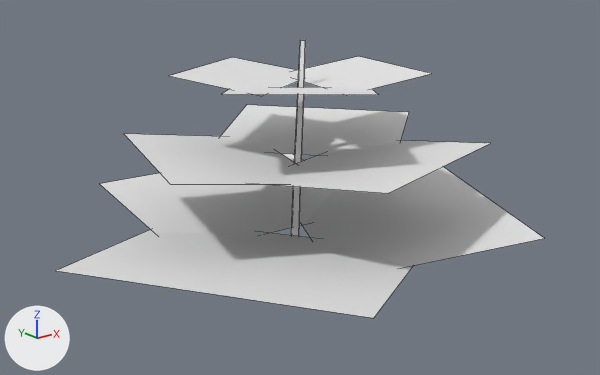
The OBJ model src/main/resources/assets/stonedew/models/block/plants/plant_1_1_0_lod.obj as it was, and as the next commit left it.
Rendered twice from a 50 mm camera at (-0.478, -1.743, 0.67) aimed at (0.49, -0.533, 0.186). Arrows for +X, +Y and +Z are at lower left; the lights stay in place. The older version comes first. Mesh edges are drawn as thin lines. Where no turn or scale is listed for an object, it has been applied to the vertices.

The first picture shows 'model'.
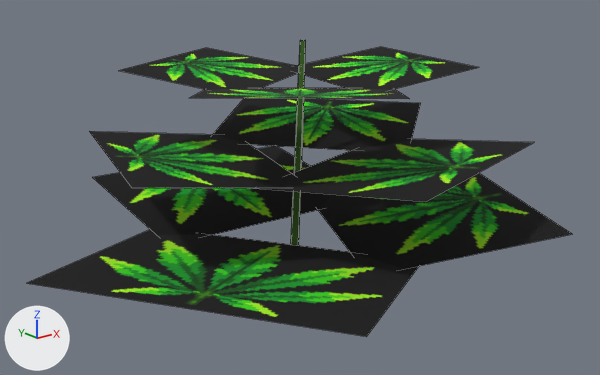
Location of each change, (x1, y1, x2, y2) in pixels of the pictures (600 x 375 px; the box of a moved part takes in the faces that stretch with it):
'model', surface changed, reshaped (12% wider, 7% taller)
    before: (56, 40, 544, 318)
    after: (27, 40, 572, 337)
part 1 of me_model, moved or reshaped
    before: (56, 56, 544, 318)
    after: (27, 47, 572, 337)

The edits, one by one:
Picture 'leaf_fan' (img_leaf_fan) is new.
Picture 'plant_stem' (img_plant_stem) is new.
In material 'stem' (mat_stem), base_color is no longer (0.8, 0.8, 0.8), white #e7e7e7.
In material 'stem' (mat_stem), texture is now set to img_plant_stem.
In material 'leaf_lod' (mat_leaf_lod), base_color is no longer (0.8, 0.8, 0.8), white #e7e7e7.
In material 'leaf_lod' (mat_leaf_lod), texture is now set to img_leaf_fan.
me_model is used by ob_model.
me_model had 44 vertices, 13 faces and spanned x 0.002..0.989, y -0.952..-0.081, z -0.001..0.461.
me_model now has 44 vertices, 13 faces and spans x -0.06..1.04, y -0.995..-0.035, z -0.001..0.461.
me_model part 1: 36 of 44 vertices moved; they spanned x 0.002..0.989, y -0.952..-0.081, z 0.08..0.399 and now span x -0.06..1.04, y -0.995..-0.035, z 0.084..0.41; mean shift (0.0, -0.003, 0.006); largest move (0.29, -0.568, 0.399) -> (0.2, -0.612, 0.41).
